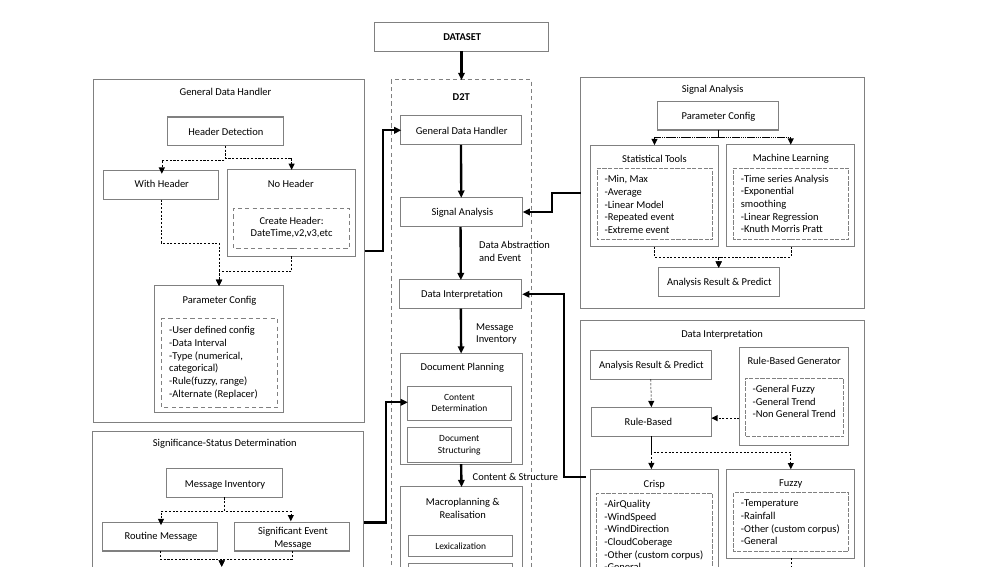
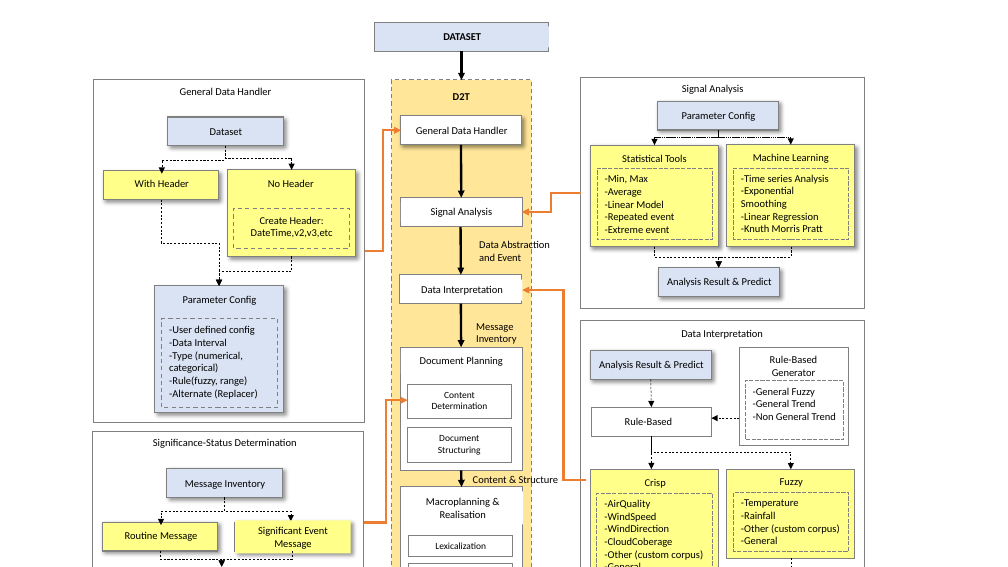
Before and after one commit to lyridwan/D2T_Apps, a slide deck: slide 3 of Resource/Skripsi/Desain Penelitian.pptx. Drawn at 1008x567 pixels with LibreOffice and Linux fonts; fonts in the diff are those of the drawing. Boxes give left, top, right and bottom in pixels: in the first picture for what was removed or moved away, otherwise in the second. Text is boxed around its words. In the diff, an @@ line names an element or a change of style, - is before the commit and + after.

```diff
--- a/Resource/Skripsi/Desain Penelitian.pptx
+++ b/Resource/Skripsi/Desain Penelitian.pptx
@@ rectangle at (374,22,548,51): fill none to #DAE3F3 @@
@@ rectangle "DATASET" at (376,26,549,48): fill none to #DAE3F3 @@
@@ rectangle at (392,80,532,567): fill none to #FFE699 @@
@@ rectangle at (401,116,522,144): fill none to #FFFFFF; shadow on @@
@@ text at (210,128,242,135): text changed @@
-Header Detection
+Dataset
@@ elbow arrow (364, 251) - (402, 130): stroke #000000 2.25 pt to #ED7D31 2.25 pt @@
@@ 3 rectangles: place and size @@
-3 rectangles at (258,33,493,549)
+3 rectangles at (235,26,549,554)
@@ elbow arrow (581, 193) - (522, 212): stroke #000000 2.25 pt to #ED7D31 2.25 pt; route changed @@
@@ text in rectangle at (741,186,794,209): text changed @@
--Exponential smoothing
+-Exponential Smoothing
@@ arrow moved from (461, 228) - (461, 280) to (461, 228) - (461, 274) @@
@@ 3 rectangles, 1 arrow: place and size @@
-3 rectangles, 1 arrow at (400,280,523,372)
+3 rectangles, 1 arrow at (400,274,523,374)
@@ elbow arrow moved from (586, 477) - (523, 294) to (586, 480) - (523, 290) @@
@@ elbow arrow (586, 480) - (523, 290): stroke #000000 2.25 pt to #ED7D31 2.25 pt @@
@@ fill none to #FFFFFF in 9 elements at (746,381,844,439), (401,202,522,223), (402,280,523,301), (401,350,522,374), (400,197,523,226), (740,348,849,445), (401,487,523,567), (400,274,523,303), (400,347,523,470) @@
@@ rectangle: place and size @@
-rectangle at (400,353,523,464)
+rectangle at (400,347,523,470)
@@ text "Rule-Based Generator" rewrapped from (748,356,840,364) to (770,355,817,376) @@
@@ elbow arrow (364, 523) - (408, 400): stroke #000000 2.25 pt to #ED7D31 2.25 pt; route changed @@
@@ fill none to #DAE3F3; shadow on in 6 elements at (168,117,284,146), (155,286,284,413), (658,268,779,296), (657,101,778,130), (591,351,712,380), (167,469,283,498) @@
@@ arrow moved from (461, 464) - (462, 487) to (461, 470) - (462, 487) @@
@@ rectangle "Crisp": place and size @@
-rectangle "Crisp" at (644,480,665,489)
+rectangle "Crisp" at (594,472,716,492)
@@ fill none to #FFFF89 in 6 elements at (597,494,713,567), (734,493,849,551), (594,472,716,492), (734,472,849,492), (591,470,719,567), (727,470,855,559) @@
@@ rectangle "Fuzzy": place and size @@
-rectangle "Fuzzy" at (779,479,802,488)
+rectangle "Fuzzy" at (734,472,849,492)
@@ fill none to #FFFF89; shadow on in 6 elements at (235,520,351,554), (228,170,356,256), (104,171,219,200), (591,145,719,247), (727,144,855,247), (103,523,219,551) @@
```
Also in this commit, not shown: 2 slides added, 5 other files.
